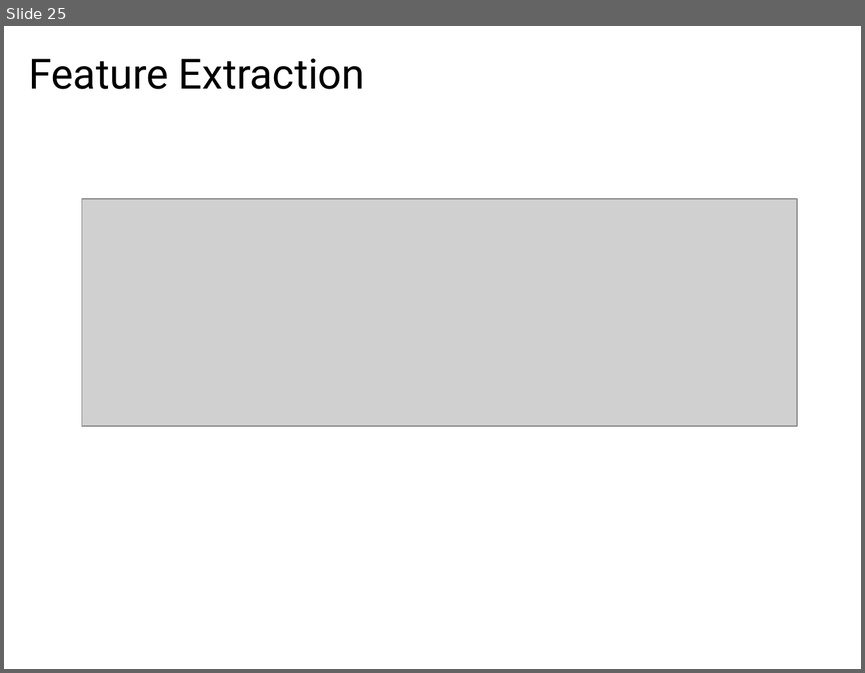
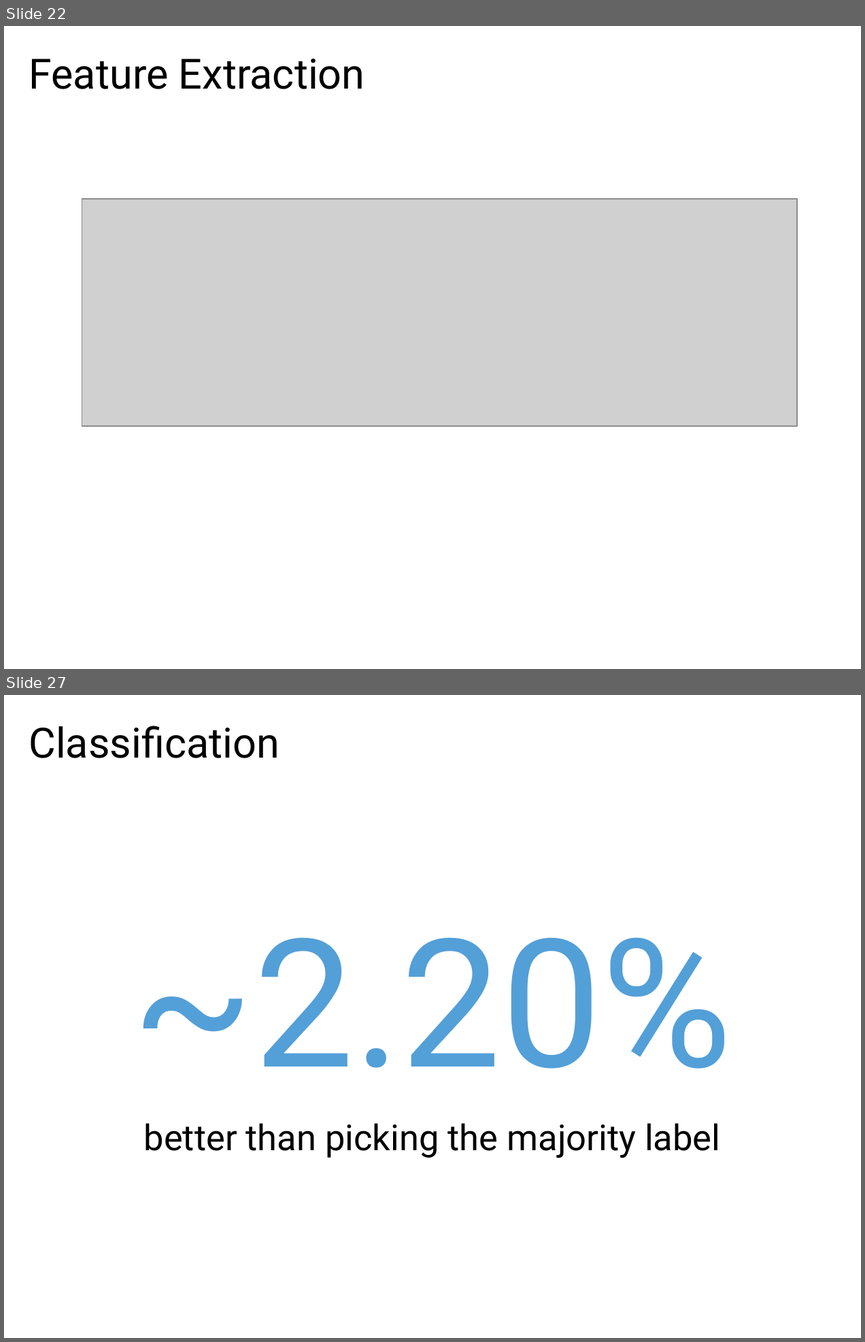
Before and after one commit to willpots/thesis, a slide deck: presentation/final_presentation.pptx. Shown one above the other, each under a label of ours: slide 25 before the commit, slides 22 and 27 after it; the slides between them are not shown. The pictures are 865x673 and 865x1342 pixels, drawn with LibreOffice and Linux fonts; fonts in the diff are those of the drawing; grey boxes stand for pictures. Boxes give left, top, right and bottom in pixels: in the first picture for what was removed or moved away, otherwise in the second. Text is boxed around its words. In the diff, an @@ line names an element or a change of style, - is before the commit and + after.

```diff
--- a/presentation/final_presentation.pptx
+++ b/presentation/final_presentation.pptx
@@ slide 27 added at [4, 695, 861, 1338], background #FFFFFF @@
@@ title added at [28, 726, 279, 758], 35 pt, text #000000 @@
+Classification
@@ text added at [133, 937, 732, 1068], 150 pt, text #539FD8 @@
+~2.20%
@@ text added at [144, 1123, 720, 1158], 30 pt, text #000000 @@
+better than picking the majority label
@@ what was slide 25 is now slide 22 @@
```
Also in this commit, not shown: 2 slides changed, 14 other slides added, 8 slides removed, 6 other files.
